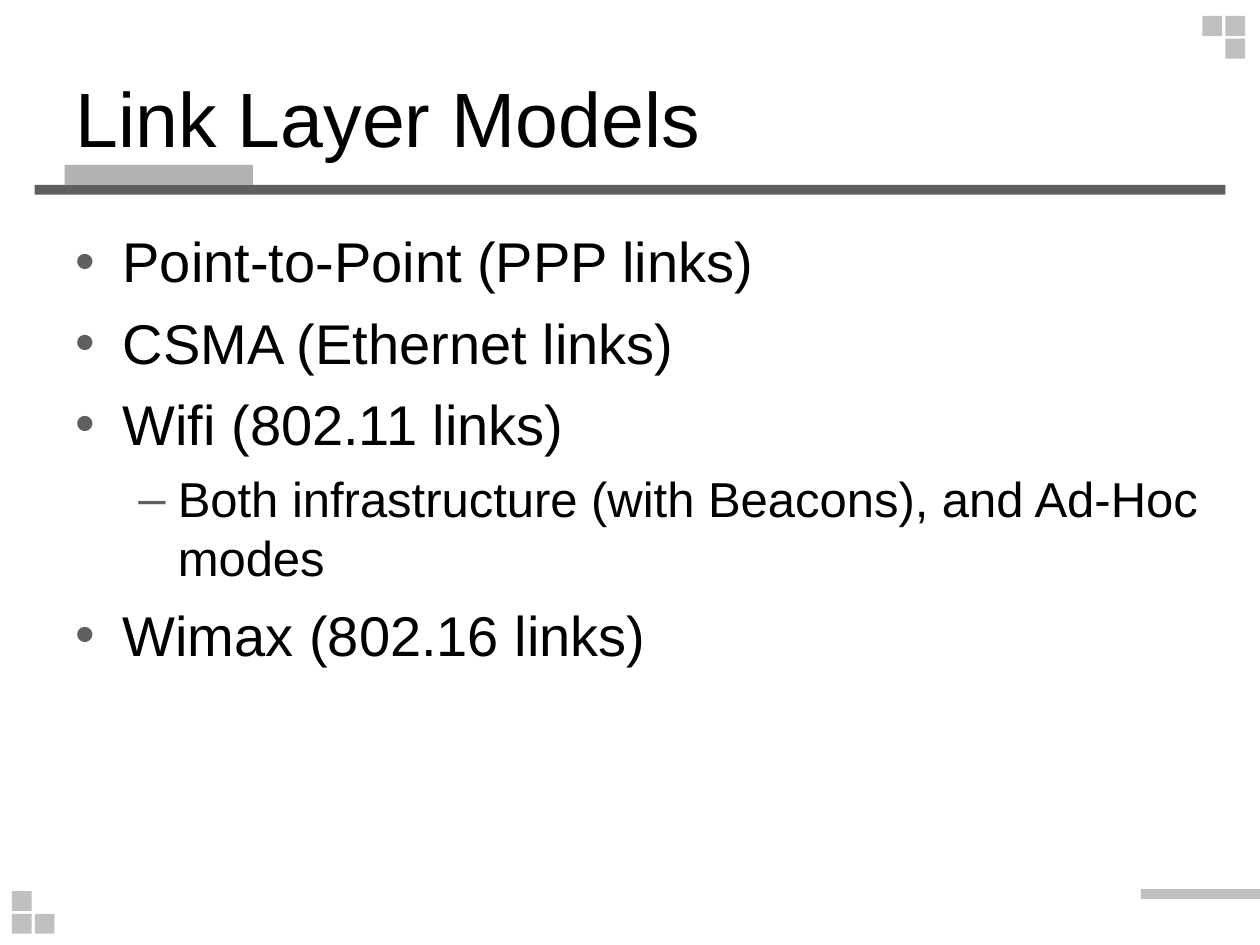
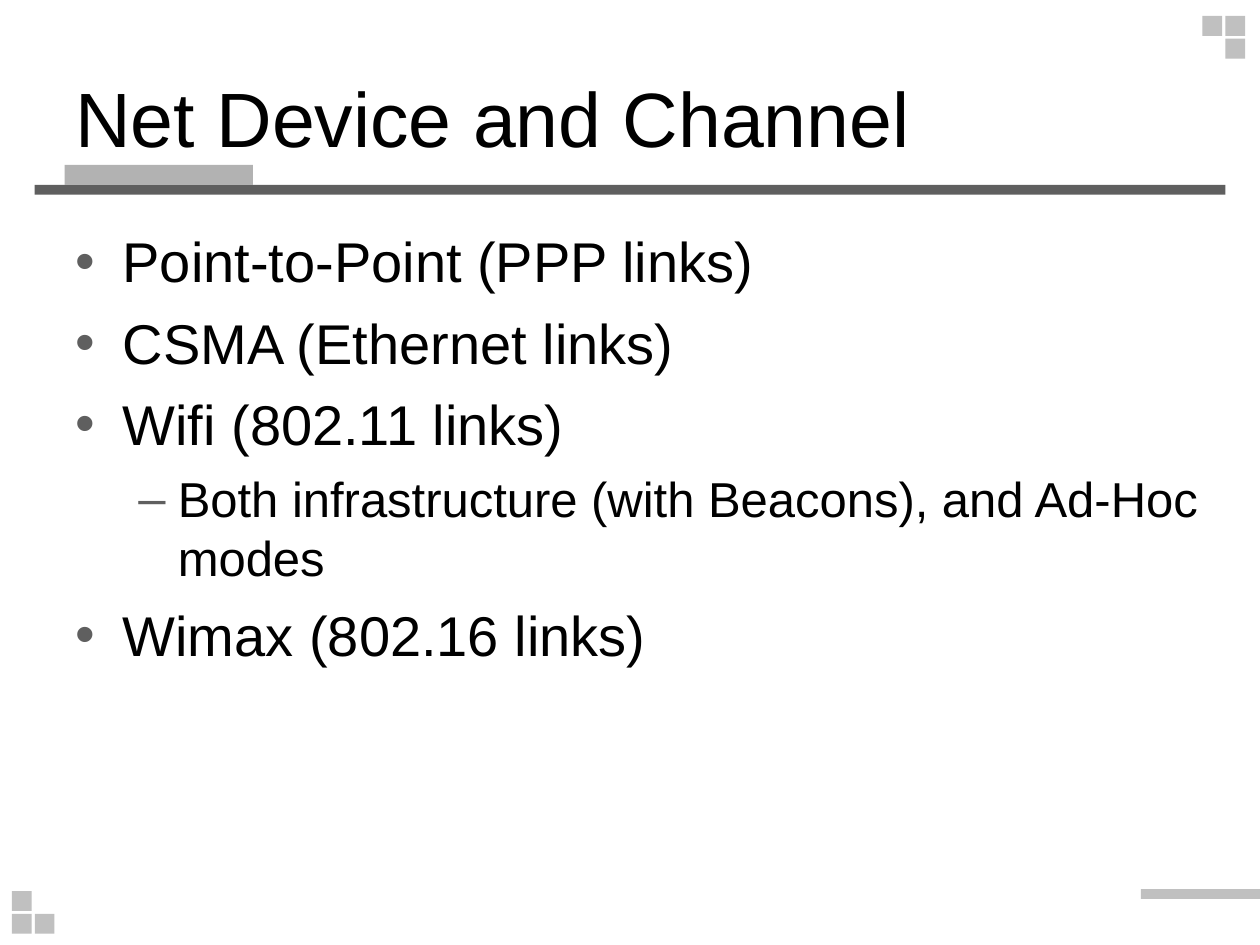
Before and after one commit to wlshiu/my_note, a slide deck: slide 8 of note_vg/ns3_intro.ppt (slide 7 before the commit). Drawn at 1260x945 pixels with LibreOffice and Linux fonts; fonts in the diff are those of the drawing. Boxes give left, top, right and bottom in pixels: in the first picture for what was removed or moved away, otherwise in the second. Text is boxed around its words. In the diff, an @@ line names an element or a change of style, - is before the commit and + after.

```diff
--- a/note_vg/ns3_intro.ppt
+++ b/note_vg/ns3_intro.ppt
@@ title at [75,91,910,148]: text changed @@
-Link Layer Models
+Net Device and Channel
```
Also in this commit, not shown: 2 other slides changed, 3 slides added, 2 slides removed.
